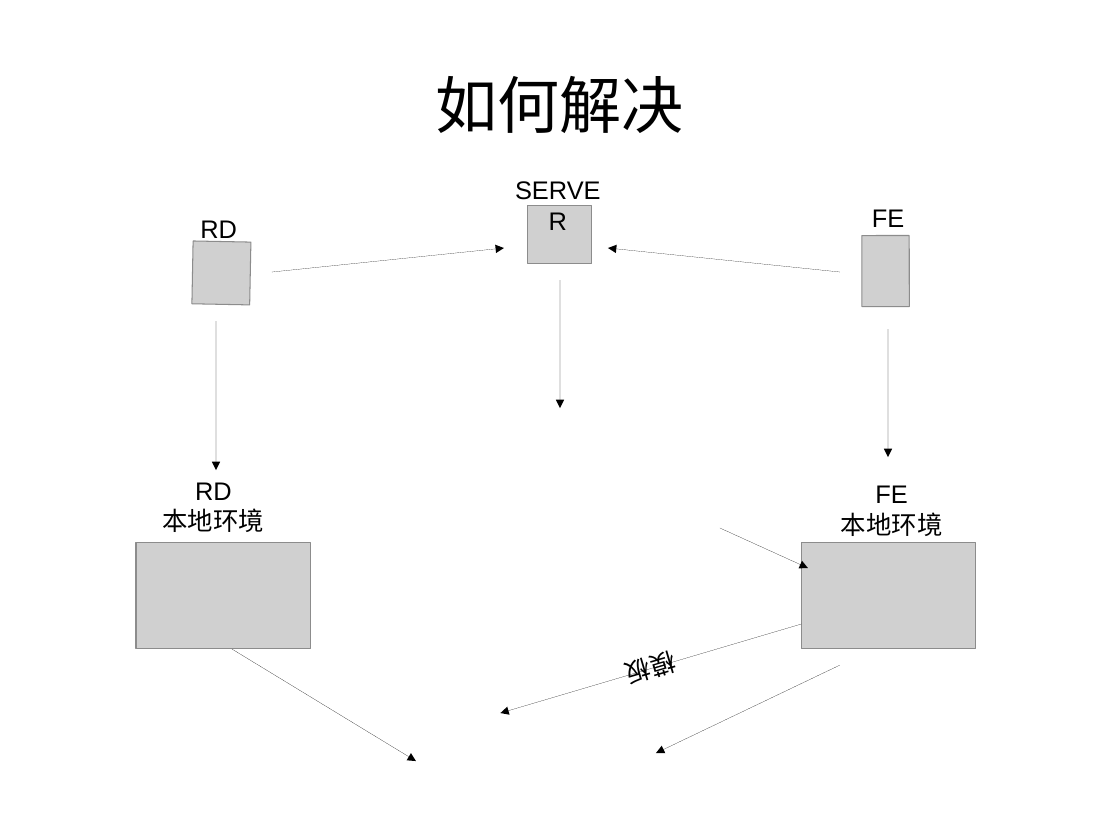
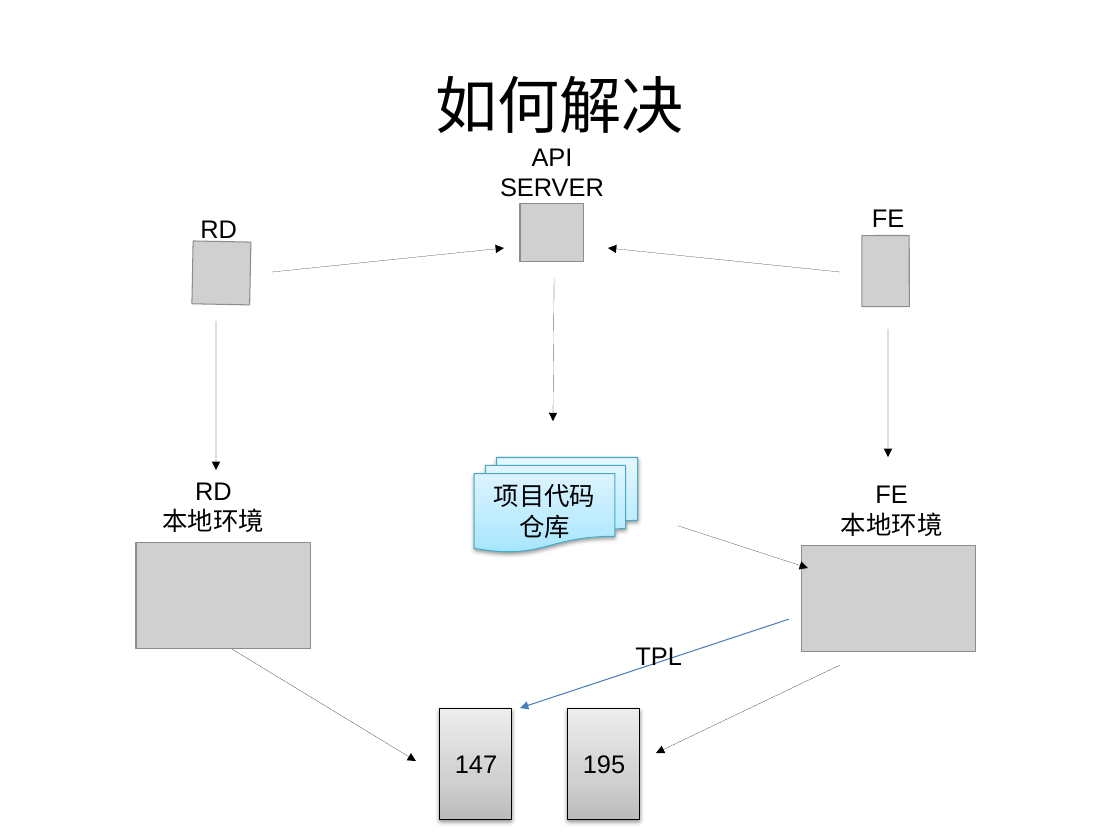
Before and after one commit to RK-WJW/RK, a slide deck: slide 3 of dd/1.pptx. Drawn at 1120x840 pixels with LibreOffice and Linux fonts; fonts in the diff are those of the drawing; grey boxes stand for pictures. Boxes give left, top, right and bottom in pixels: in the first picture for what was removed or moved away, otherwise in the second. Text is boxed around its words. In the diff, an @@ line names an element or a change of style, - is before the commit and + after.

Commit message:
update

```diff
--- a/dd/1.pptx
+++ b/dd/1.pptx
@@ text "API": place and size @@
-text "API" at [496, 170, 620, 208]
+text "API" at [500, 148, 604, 197]
@@ text at [532, 148, 573, 166]: paragraph added @@
+API
@@ picture: place and size @@
-picture at [528, 205, 593, 263]
+picture at [520, 203, 584, 261]
@@ arrow moved from (560, 281) - (560, 409) to (554, 277) - (553, 422) @@
@@ flow chart multidocument added at [475, 457, 638, 552], fill gradient #A7E6FF to #C1EDFF to #E7F8FF, outline #46AAC5 0.75 pt, 18 pt, text #000000 @@
+项目代码仓库
@@ arrow moved from (721, 528) - (808, 568) to (678, 525) - (808, 568) @@
@@ line removed at [501, 624, 802, 713] @@
-模板
@@ arrow added from (790, 619) to (520, 708), #4B7EBC 0.75 pt @@
@@ text added at [635, 647, 682, 671], 18 pt, text #000000 @@
+TPL
@@ rectangle added at [440, 708, 512, 819], fill gradient #BDBDBD to #D1D1D1 to #EEEEEE, outline #000000 0.75 pt, 18 pt, text #000000 @@
+147
@@ rectangle added at [568, 708, 640, 819], fill gradient #BDBDBD to #D1D1D1 to #EEEEEE, outline #000000 0.75 pt, 18 pt, text #000000 @@
+195
```
Also in this commit, not shown: 2 other slides changed, 3 slides added, 1 slide removed.
